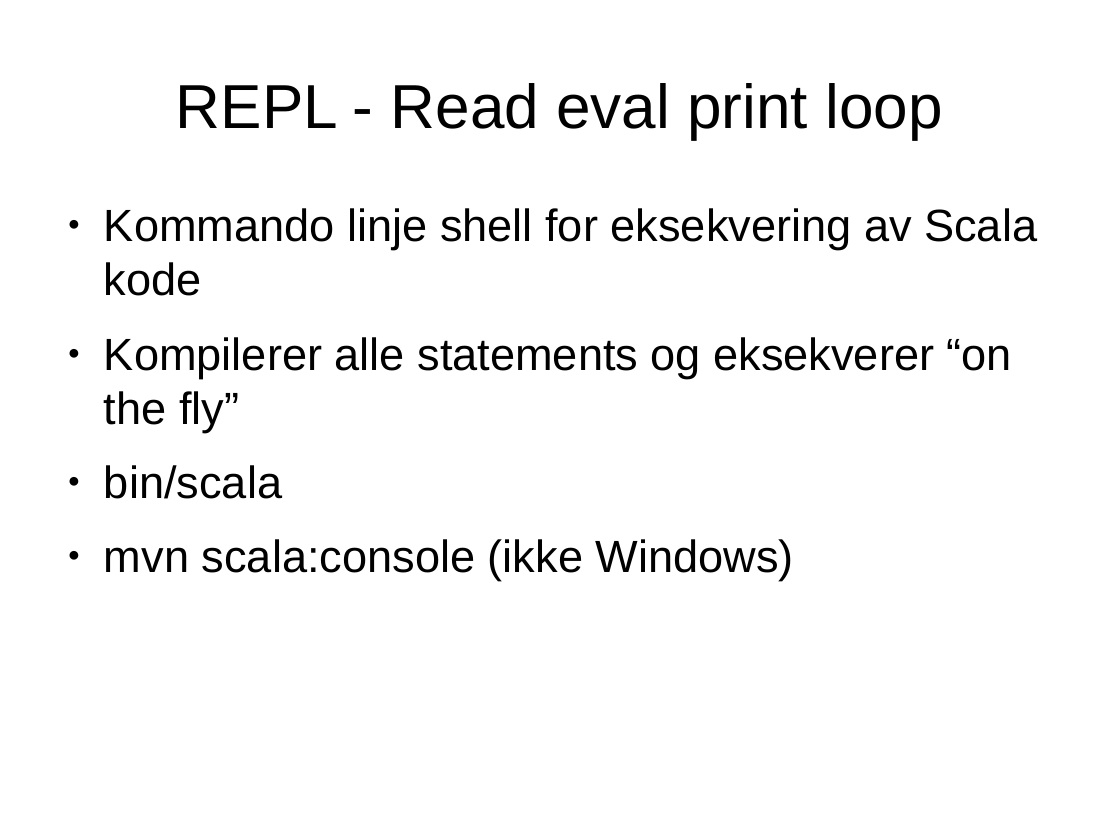
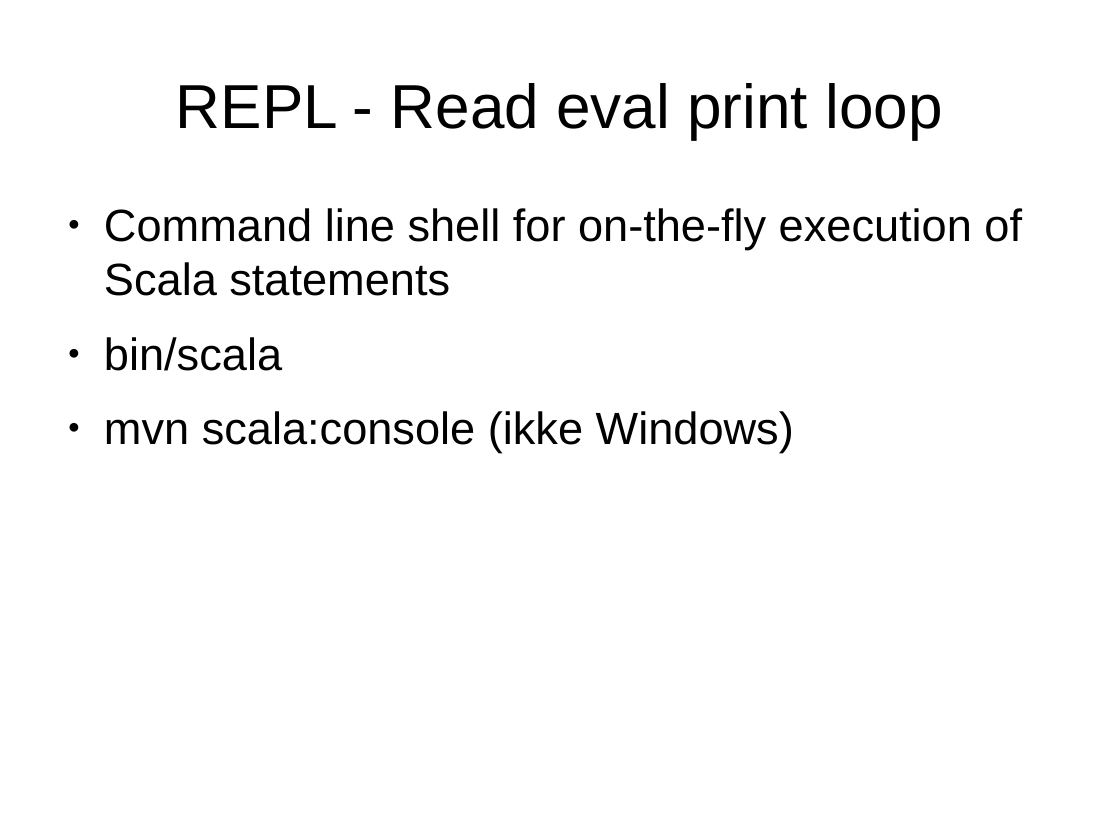
Before and after one commit to javaBin/scala-training-slides, a slide deck: slide 2 of 1.3 - tools_og_repl.odp. Drawn at 1120x840 pixels with LibreOffice and Linux fonts; fonts in the diff are those of the drawing; background and template pictures are left out. Boxes give left, top, right and bottom in pixels: in the first picture for what was removed or moved away, otherwise in the second. Text is boxed around its words. In the diff, an @@ line names an element or a change of style, - is before the commit and + after.

```diff
--- a/1.3 - tools_og_repl.odp
+++ b/1.3 - tools_og_repl.odp
@@ text at (104, 208, 1022, 296): text changed @@
-● Kommando linje shell for eksekvering av Scala kode
-● Kompilerer alle statements og eksekverer “on the fly”
+● Command line shell for on-the-fly execution of Scala statements
```
Also in this commit, not shown: 2 other slides changed, 1 slide added, 1 slide removed.
